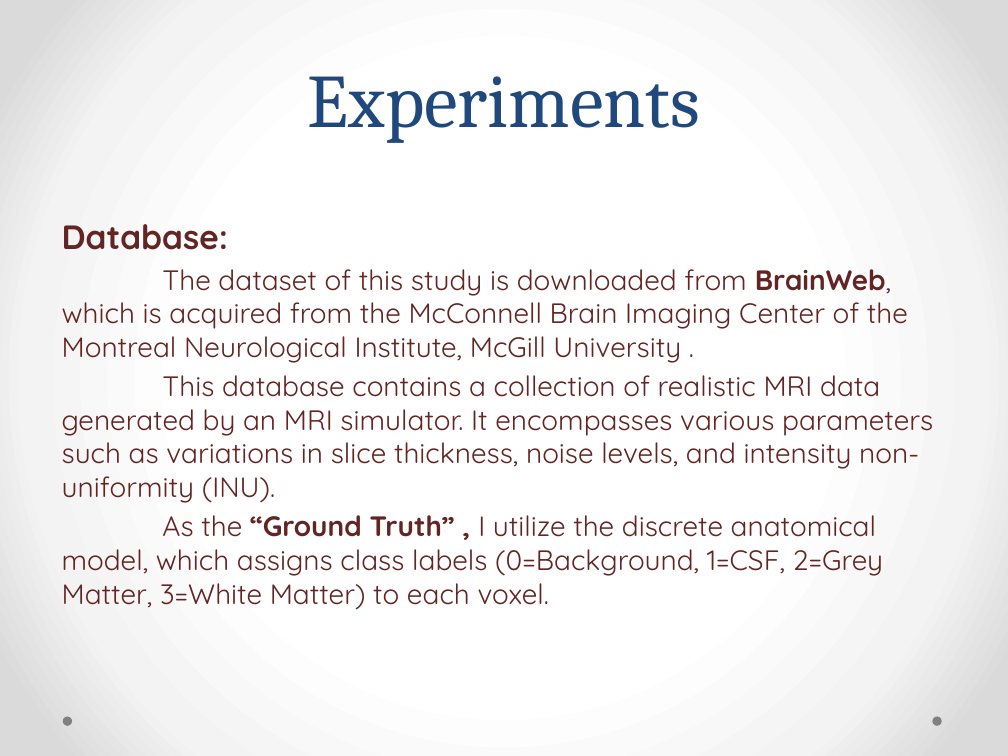
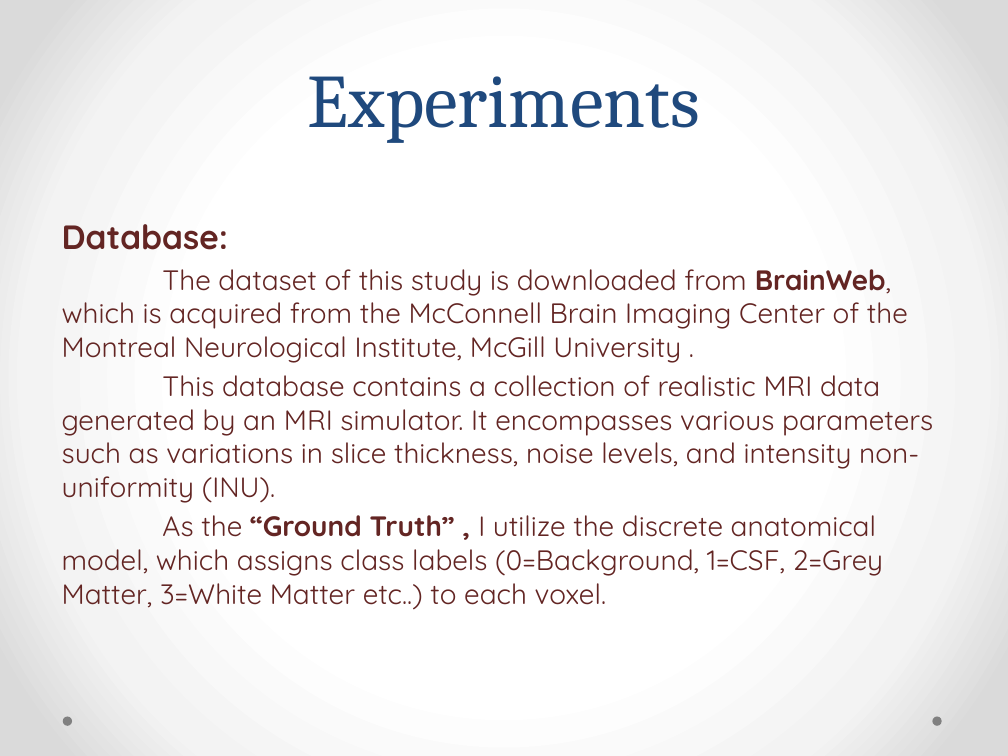
Before and after one commit to shrutipathak12321/Brain-Segmentation-using-RBFNN, a slide deck: slide 10 of Project_presentation.pptx. Drawn at 1008x756 pixels with LibreOffice and Linux fonts; fonts in the diff are those of the drawing. Boxes give left, top, right and bottom in pixels: in the first picture for what was removed or moved away, otherwise in the second. Text is boxed around its words. In the diff, an @@ line names an element or a change of style, - is before the commit and + after.

```diff
--- a/Project_presentation.pptx
+++ b/Project_presentation.pptx
@@ text at (x1=62, y1=515, x2=883, y2=610): text changed @@
-As the “Ground Truth” , I utilize the discrete anatomical model, which assigns class labels (0=Background, 1=CSF, 2=Grey Matter, 3=White Matter) to each voxel.
+As the “Ground Truth” , I utilize the discrete anatomical model, which assigns class labels (0=Background, 1=CSF, 2=Grey Matter, 3=White Matter etc..) to each voxel.
```
Also in this commit, not shown: 4 other slides changed, 1 other file.
